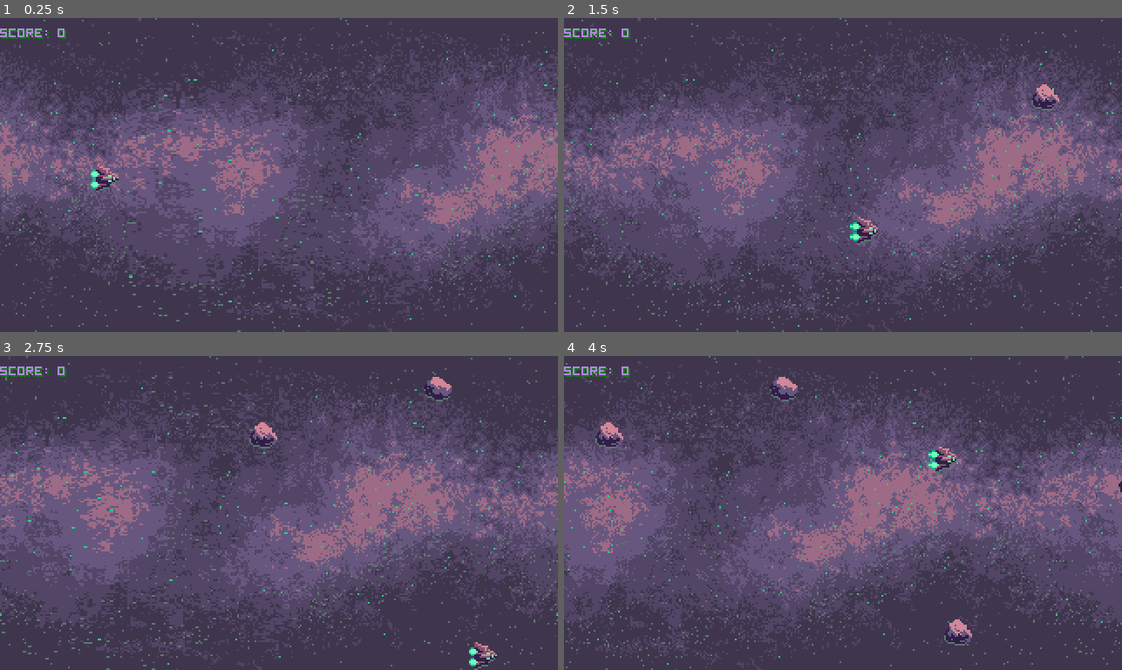
Above: before the commit, frames 1-4 (two rows, left to right).
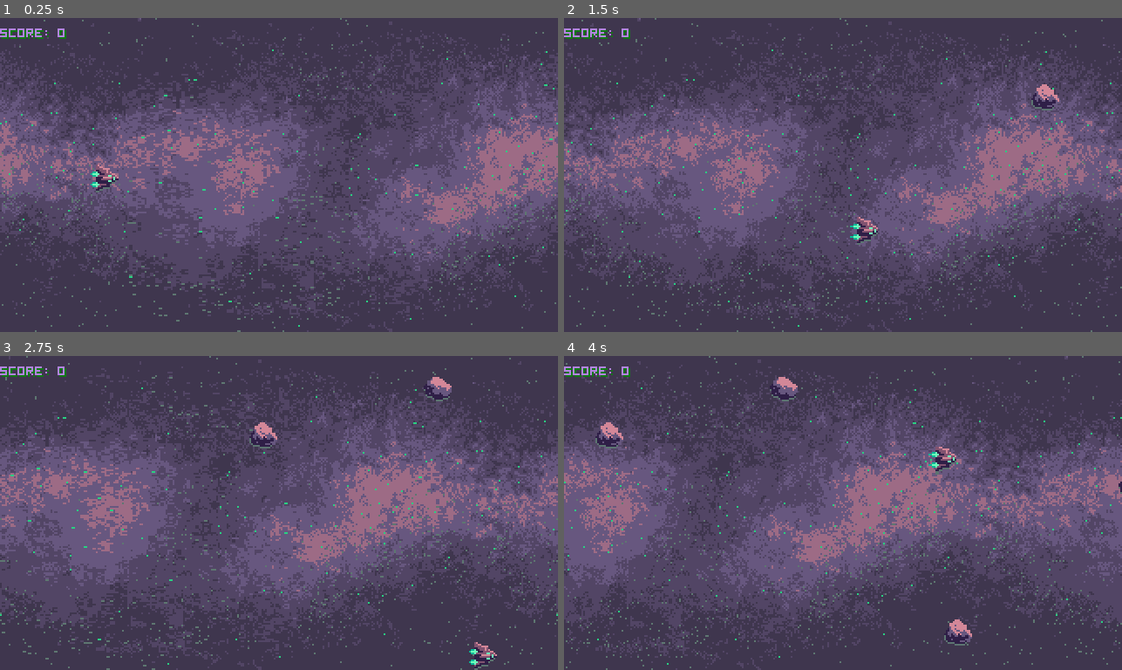
Above: after the commit, the same moments.

Repository: IamMuuo/asteroids
Game: Godot game, scene res://Scenes/stage.tscn
Same seed, same stepped clock (60 frames per second), same inputs: the game is played once before the commit and once after it.
Inputs:
- Up to frame 1 (0.25 s): no input
- Up to frame 2 (1.5 s): tap Enter at 0.5, 1.35 s; hold Right 0.53-1.28 s; hold Enter 0.53-1.28 s; tap Space at 0.77 s; hold Down from 1.28 s (still down)
- Up to frame 3 (2.75 s): tap Space at 1.52 s; release Down at 2.03 s; hold Right from 2.03 s (still down); hold Enter from 2.03 s (still down)
- Up to frame 4 (4 s): release Right at 2.78 s; release Enter at 2.78 s; hold Up 2.78-3.53 s; tap Enter at 2.85 s; tap Space at 3.02, 3.77 s; hold Left from 3.53 s (still down); hold Enter from 3.53 s (still down)

The runs differ from the first frame. In frame 1, less than 0.1% of the frame differs, in the area x 16-18%, y 48-55%; in frame 2, less than 0.1%, in the area x 51-53%, y 65-72%; in frame 3, less than 0.1%; in frame 4, less than 0.1%.

Commit message:
Got background music working

Diff:
--- /dev/null
+++ b/Scenes/bg_music.tscn
@@ -0,0 +1,9 @@
+[gd_scene load_steps=3 format=2]
+
+[ext_resource path="res://audio/music/music.ogg" type="AudioStream" id=1]
+[ext_resource path="res://scripts/bg_music.gd" type="Script" id=2]
+
+[node name="bg_music" type="AudioStreamPlayer"]
+stream = ExtResource( 1 )
+volume_db = -25.639
+script = ExtResource( 2 )
--- a/Scenes/player.tscn
+++ b/Scenes/player.tscn
@@ -24,6 +24,7 @@
 
 [node name="sprite" type="AnimatedSprite" parent="."]
 frames = SubResource( 2 )
+frame = 1
 playing = true
 
 [node name="reload_timer" type="Timer" parent="."]
@@ -32,6 +33,8 @@
 
 [node name="stotsfx" type="AudioStreamPlayer" parent="."]
 stream = ExtResource( 4 )
+volume_db = -30.649
+autoplay = true
 mix_target = 1
 
 [connection signal="area_entered" from="." to="." method="_on_player_area_entered"]
--- a/project.godot
+++ b/project.godot
@@ -13,6 +13,10 @@
 config/name="invaders"
 run/main_scene="res://Scenes/stage.tscn"
 config/icon="res://icon.png"
+
+[autoload]
+
+backgound_music="*res://Scenes/bg_music.tscn"
 
 [display]
 
--- /dev/null
+++ b/scripts/bg_music.gd
@@ -0,0 +1,5 @@
+extends AudioStreamPlayer
+
+
+func _ready():
+	play()
